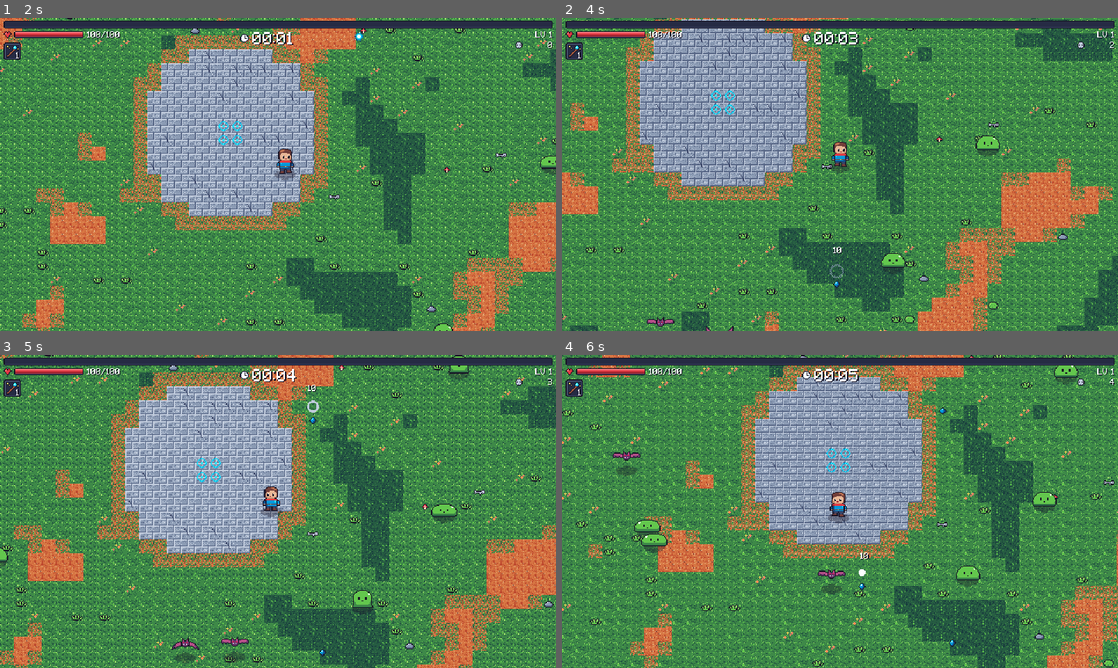
Above: before the commit, frames 1-4 (two rows, left to right).
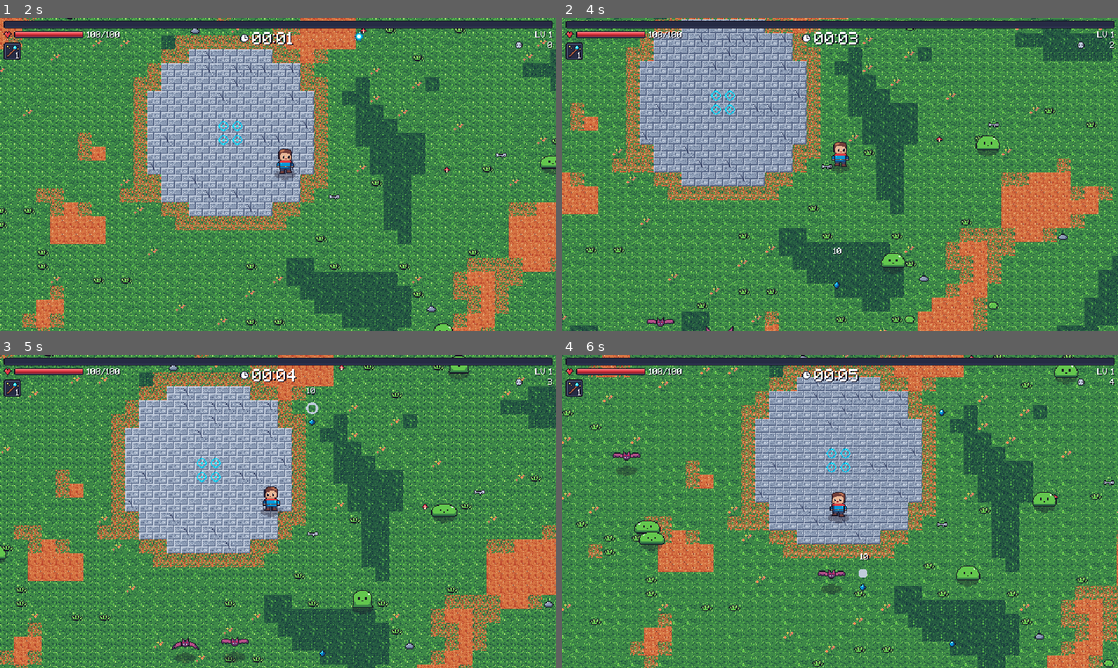
Above: after the commit, the same moments.

Repository: g-henriques/firstgame
Game: Godot game, scene res://scenes/title.tscn
Same seed, same stepped clock (60 frames per second), same inputs: the game is played once before the commit and once after it.
Inputs:
- Up to frame 1 (2 s): click "Play" at 0.5 s; tap Enter at 1.25 s; hold D (move_right) from 1.28 s (still down); tap 1 at 1.35 s
- Up to frame 2 (4 s): release D (move_right) at 2.03 s; hold S (move_down) 2.03-2.78 s; tap 1 at 2.1, 2.85, 3.6 s; hold D (move_right) 2.78-3.53 s; hold W (move_up) from 3.53 s (still down)
- Up to frame 3 (5 s): release W (move_up) at 4.28 s; hold A (move_left) from 4.28 s (still down); tap 1 at 4.35 s
- Up to frame 4 (6 s): tap 1 at 5.1, 5.85 s; release A (move_left) at 5.78 s; hold S (move_down) from 5.78 s (still down)

Frame 1 is identical in both runs. In frame 2, less than 0.1% of the frame differs, in the area x 48-51%, y 73-87%; in frame 3, 0.2%; in frame 4, 0.3%, in the area x 13-71%, y 16-94%.

Commit message:
Fit hitboxes to the sprite art with Aseprite "hitbox" slices
The 32x32 redraw doubled every hitbox, and the old ratios placed them
too low on flying and tall sprites. Each character now has a "hitbox"
slice around its body (no wings or club), exported with --list-slices.
Assets.hitbox() reads it and the player and enemies size their circles
from it (sheets without one fall back to the old ratios).

The export script also finds the Steam/Applications Aseprite on macOS.

Co-Authored-By: Claude Opus 5.5 <noreply@anthropic.com>

Diff:
--- a/assets/sprites/bat.json
+++ b/assets/sprites/bat.json
@@ -45,6 +45,9 @@
   "scale": "1",
   "frameTags": [
    { "name": "move", "from": 0, "to": 3, "direction": "forward", "color": "#000000ff" }
+  ],
+  "slices": [
+   { "name": "hitbox", "keys": [{ "frame": 0, "bounds": {"x": 10, "y": 10, "w": 12, "h": 12 } }] }
   ]
  }
 }
--- a/assets/sprites/ghost.json
+++ b/assets/sprites/ghost.json
@@ -45,6 +45,9 @@
   "scale": "1",
   "frameTags": [
    { "name": "move", "from": 0, "to": 3, "direction": "forward", "color": "#000000ff" }
+  ],
+  "slices": [
+   { "name": "hitbox", "keys": [{ "frame": 0, "bounds": {"x": 6, "y": 7, "w": 20, "h": 20 } }] }
   ]
  }
 }
--- a/assets/sprites/ogre.json
+++ b/assets/sprites/ogre.json
@@ -45,6 +45,9 @@
   "scale": "1",
   "frameTags": [
    { "name": "move", "from": 0, "to": 3, "direction": "forward", "color": "#000000ff" }
+  ],
+  "slices": [
+   { "name": "hitbox", "keys": [{ "frame": 0, "bounds": {"x": 10, "y": 12, "w": 28, "h": 28 } }] }
   ]
  }
 }
--- a/assets/sprites/player.json
+++ b/assets/sprites/player.json
@@ -64,6 +64,9 @@
   "frameTags": [
    { "name": "idle", "from": 0, "to": 1, "direction": "forward", "color": "#000000ff" },
    { "name": "walk", "from": 2, "to": 5, "direction": "forward", "color": "#000000ff" }
+  ],
+  "slices": [
+   { "name": "hitbox", "keys": [{ "frame": 0, "bounds": {"x": 9, "y": 10, "w": 14, "h": 16 } }] }
   ]
  }
 }
--- a/assets/sprites/skeleton.json
+++ b/assets/sprites/skeleton.json
@@ -45,6 +45,9 @@
   "scale": "1",
   "frameTags": [
    { "name": "move", "from": 0, "to": 3, "direction": "forward", "color": "#000000ff" }
+  ],
+  "slices": [
+   { "name": "hitbox", "keys": [{ "frame": 0, "bounds": {"x": 9, "y": 6, "w": 14, "h": 20 } }] }
   ]
  }
 }
--- a/assets/sprites/slime.json
+++ b/assets/sprites/slime.json
@@ -45,6 +45,9 @@
   "scale": "1",
   "frameTags": [
    { "name": "move", "from": 0, "to": 3, "direction": "forward", "color": "#000000ff" }
+  ],
+  "slices": [
+   { "name": "hitbox", "keys": [{ "frame": 0, "bounds": {"x": 4, "y": 16, "w": 24, "h": 14 } }] }
   ]
  }
 }
--- a/scripts/autoload/assets.gd
+++ b/scripts/autoload/assets.gd
@@ -26,6 +26,20 @@
 func frame_size(sheet: String) -> Vector2:
 	var size: Dictionary = meta(sheet)["frames"][0]["sourceSize"]
 	return Vector2(size["w"], size["h"])
+
+
+## The "hitbox" slice drawn in Aseprite, relative to the feet (bottom
+## centre of the frame), which is where every character's origin sits.
+## Sheets without the slice fall back to a box around the lower middle.
+func hitbox(sheet: String) -> Rect2:
+	var size := frame_size(sheet)
+	var feet := Vector2(size.x / 2.0, size.y)
+	for slice in meta(sheet)["meta"].get("slices", []):
+		if slice["name"] == "hitbox":
+			var b: Dictionary = slice["keys"][0]["bounds"]
+			return Rect2(Vector2(b["x"], b["y"]) - feet, Vector2(b["w"], b["h"]))
+	var side := size.x * 0.56
+	return Rect2(Vector2(-side / 2.0, -size.y * 0.35 - side / 2.0), Vector2(side, side))
 
 
 func sprite_frames(sheet: String) -> SpriteFrames:
--- a/scripts/enemy.gd
+++ b/scripts/enemy.gd
@@ -54,10 +54,11 @@
 	sprite.position = Vector2(0, -size.y / 2.0)
 	shadow.texture = Assets.texture("shadow")
 	shadow.scale = Vector2.ONE * (size.x / 16.0)
+	var box := Assets.hitbox(data["sheet"])
 	var circle := CircleShape2D.new()
-	circle.radius = maxf(3.0, size.x * 0.28)
+	circle.radius = maxf(3.0, minf(box.size.x, box.size.y) / 2.0 * scale_factor)
 	shape.shape = circle
-	shape.position = Vector2(0, -size.y * 0.35)
+	shape.position = Vector2(0, box.get_center().y * scale_factor)
 	if data.get("ghost", false):
 		collision_mask = 1  # floats through other enemies
 		sprite.self_modulate.a = 0.8
--- a/scripts/player.gd
+++ b/scripts/player.gd
@@ -70,14 +70,16 @@
 	sprite.position = Vector2(0, -size.y / 2.0)
 	shadow.texture = Assets.texture("shadow")
 	shadow.scale = Vector2.ONE * (size.x / 16.0)
+	var box := Assets.hitbox("player")
+	var hurt := CircleShape2D.new()
+	hurt.radius = minf(box.size.x, box.size.y) / 2.0
+	hurt_shape.shape = hurt
+	hurt_shape.position = Vector2(0, box.get_center().y)
+	# Walls and pushing only care about the feet.
 	var circle := CircleShape2D.new()
-	circle.radius = maxf(3.0, size.x * 0.22)
+	circle.radius = maxf(3.0, box.size.x * 0.3)
 	body_shape.shape = circle
 	body_shape.position = Vector2(0, -circle.radius)
-	var hurt := CircleShape2D.new()
-	hurt.radius = size.x * 0.3
-	hurt_shape.shape = hurt
-	hurt_shape.position = Vector2(0, -size.y * 0.4)
 	weapons_node.position = Vector2(0, -size.y * 0.45)
 	hp_bar.position = Vector2(-hp_bar.size.x / 2.0, 3)
 
Binary file changed: art/bat.aseprite
Binary file changed: art/ghost.aseprite
Binary file changed: art/ogre.aseprite
Binary file changed: art/player.aseprite
Binary file changed: art/skeleton.aseprite
Binary file changed: art/slime.aseprite
Not shown, changed: README.md
Not shown, changed: tools/export_aseprite.sh
